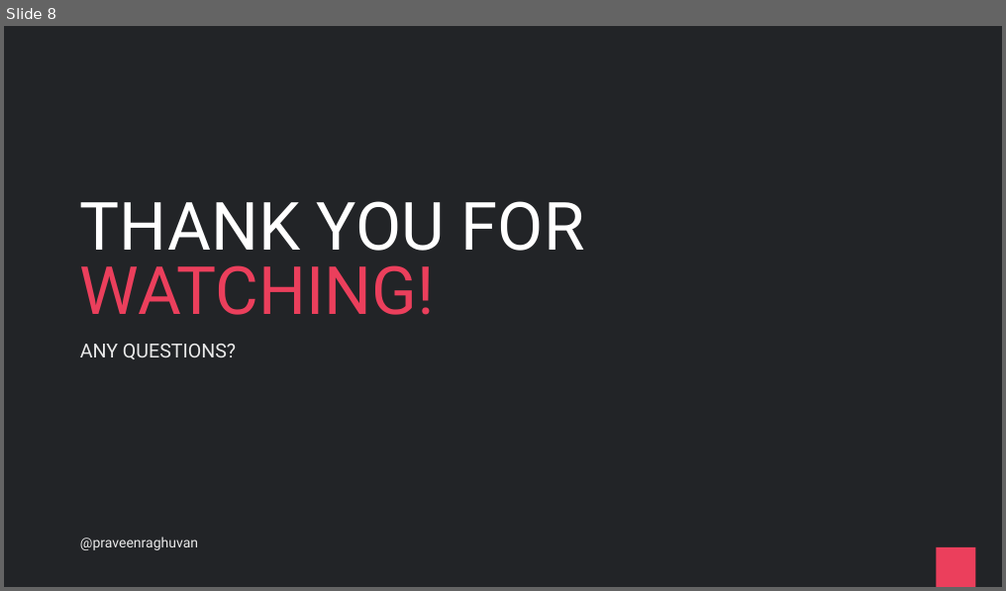
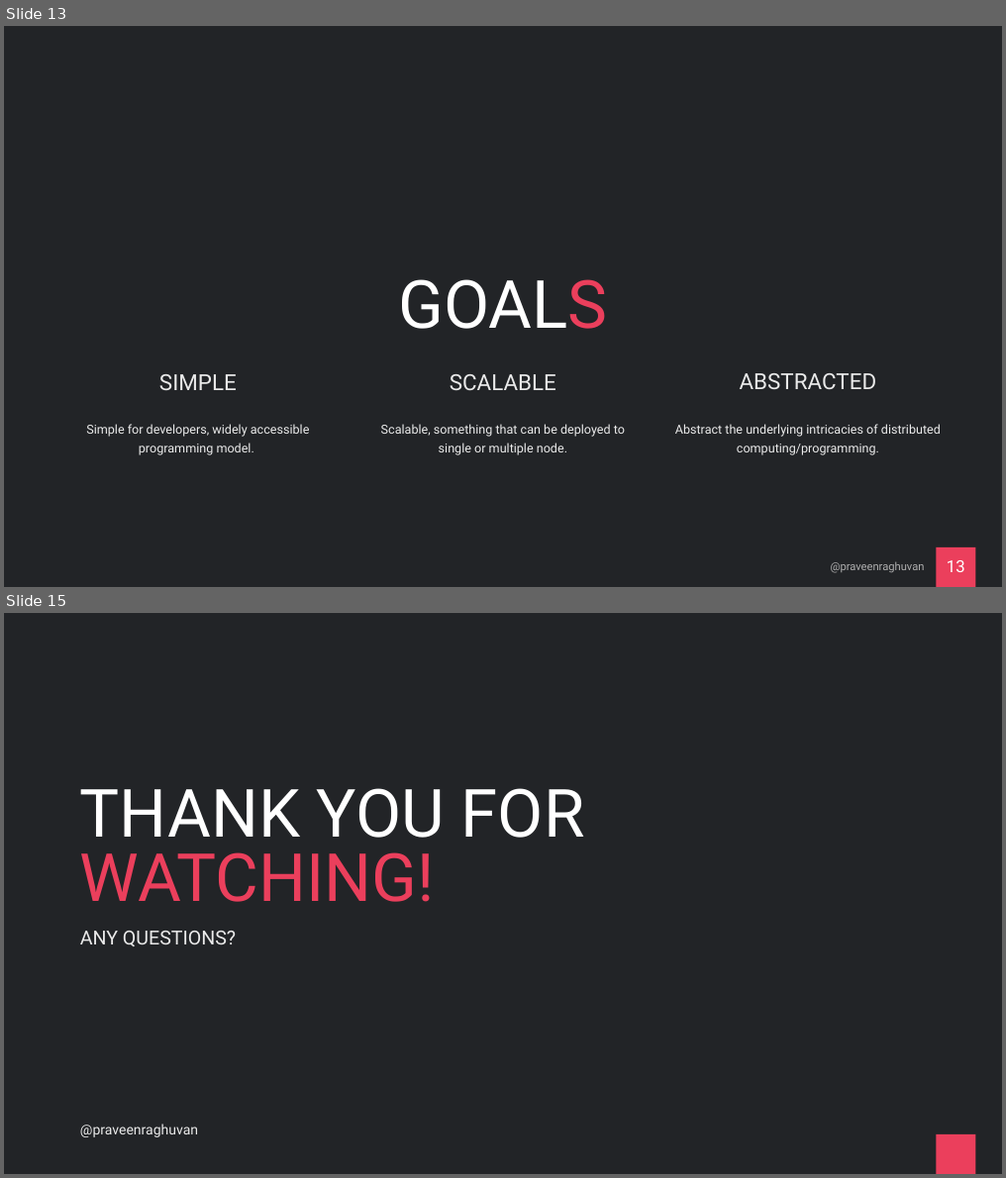
Before and after one commit to praveenraghuvanshi/tech-sessions, a slide deck: drafts/Orleans/ppt/Orleans_draft.pptx. Shown one above the other, each under a label of ours: slide 8 before the commit, slides 13 and 15 after it; the slides between them are not shown. The pictures are 1006x591 and 1006x1178 pixels, drawn with LibreOffice and Linux fonts; fonts in the diff are those of the drawing. Boxes give left, top, right and bottom in pixels: in the first picture for what was removed or moved away, otherwise in the second. Text is boxed around its words. In the diff, an @@ line names an element or a change of style, - is before the commit and + after.

```diff
--- a/drafts/Orleans/ppt/Orleans_draft.pptx
+++ b/drafts/Orleans/ppt/Orleans_draft.pptx
@@ slide 13 added at (4, 26, 1002, 587), background #222427; not listed: 1 template element that a slide beside it also shows @@
@@ title added at (398, 279, 607, 329), 96 pt, text #FFFFFF @@
+GOALS
@@ text added at (159, 374, 237, 390), 32 pt, text #EAEAEA @@
+SIMPLE
@@ text added at (450, 374, 556, 390), 32 pt, text #EAEAEA @@
+SCALABLE
@@ text added at (740, 373, 877, 389), 32 pt, text #EAEAEA @@
+ABSTRACTED
@@ text added at (86, 424, 310, 456), 18 pt, text #EAEAEA @@
+Simple for developers, widely accessible programming model.
@@ text added at (381, 424, 625, 456), 18 pt, text #EAEAEA @@
+Scalable, something that can be deployed to single or multiple node.
@@ text added at (675, 424, 941, 456), 18 pt, text #EAEAEA @@
+Abstract the underlying intricacies of distributed computing/programming.
@@ text added at (831, 563, 925, 573), 16 pt, text #B0B0B0 @@
+@praveenraghuvan
@@ page number added at (946, 561, 965, 572), 24 pt, text #FFFFFF @@
+13
@@ what was slide 8 is now slide 15 @@
```
Also in this commit, not shown: 5 slides changed, 7 other slides added, 19 other files.
